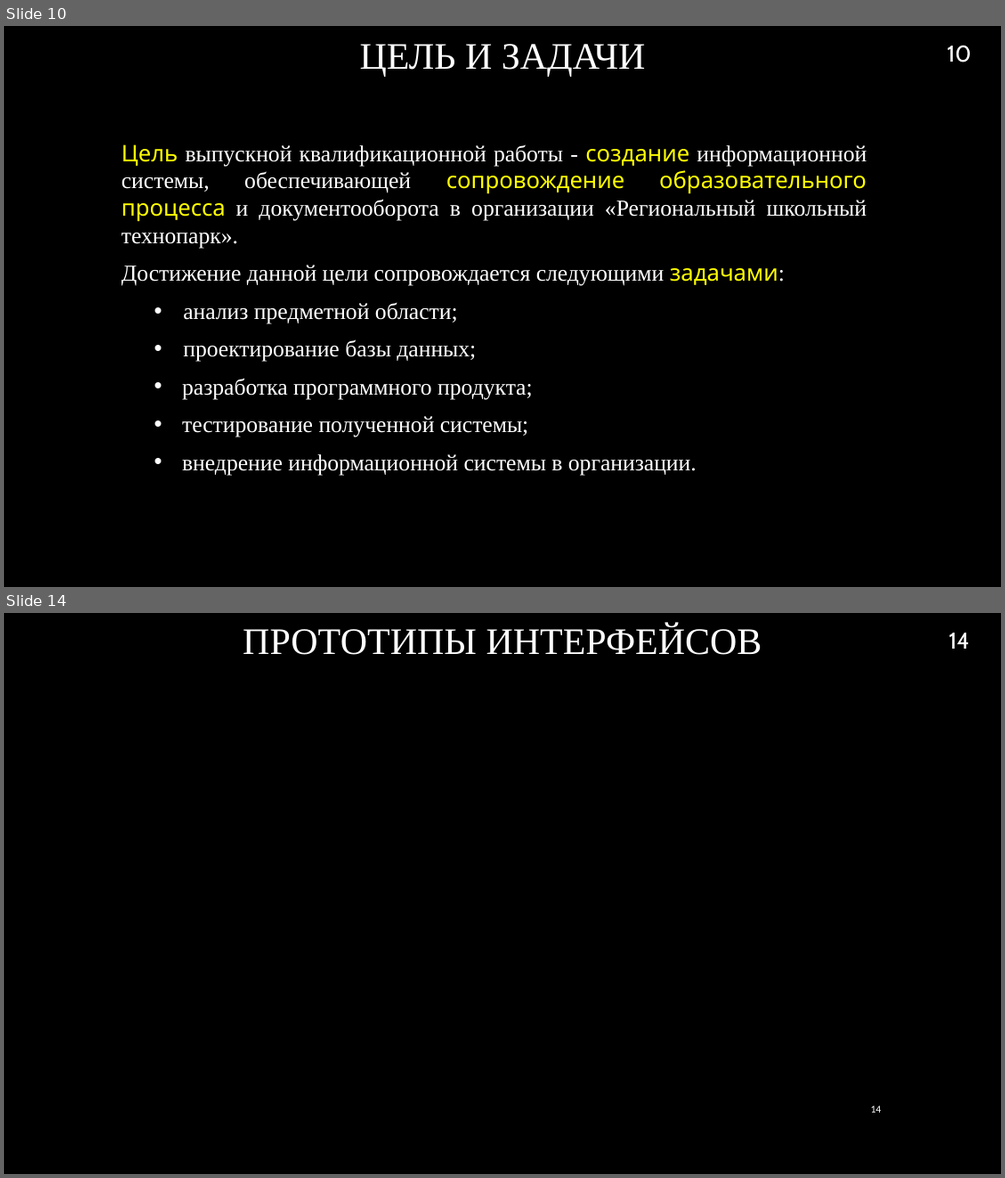
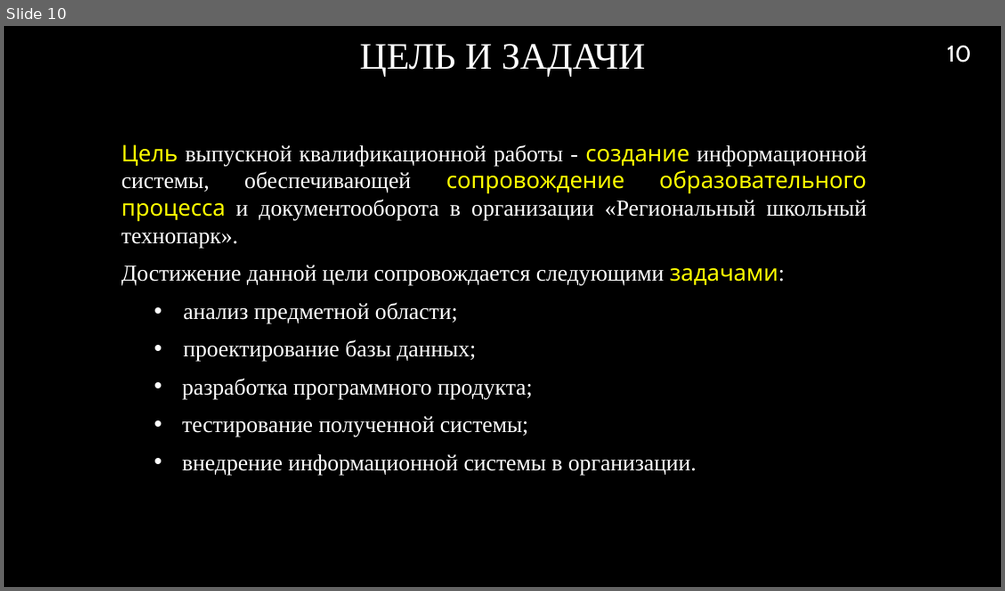
Before and after one commit to RAdKuzur/ASTU, a slide deck: Дипломная работа/Презентация.pptx. Shown one above the other, each under a label of ours: slides 10 and 14 before the commit, slide 10 after it; the slides between them are not shown. The pictures are 1005x1178 and 1005x591 pixels, drawn with LibreOffice and Linux fonts; fonts in the diff are those of the drawing; background and template pictures are left out. Boxes give left, top, right and bottom in pixels: in the first picture for what was removed or moved away, otherwise in the second. Text is boxed around its words. In the diff, an @@ line names an element or a change of style, - is before the commit and + after.

```diff
--- a/Дипломная работа/Презентация.pptx
+++ b/Дипломная работа/Презентация.pptx
@@ slide 14 removed at (4, 613, 1001, 1174), background picture (left out) @@
@@ title removed at (243, 625, 762, 655) @@
-ПРОТОТИПЫ ИНТЕРФЕЙСОВ
@@ page number removed at (948, 633, 969, 649) @@
-14
@@ page number removed at (871, 1105, 882, 1112) @@
-14
```
Also in this commit, not shown: 4 slides changed, 7 slides added, 2 other slides removed, 1 other file.
